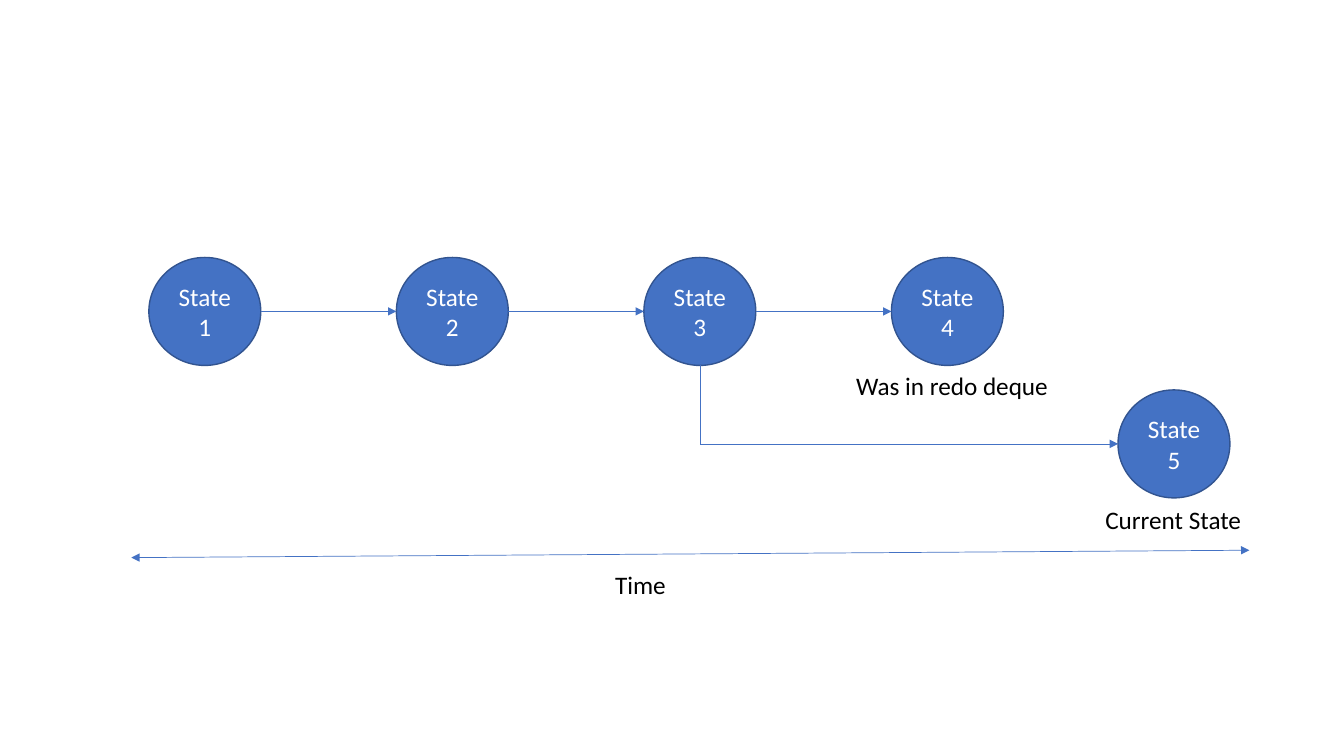
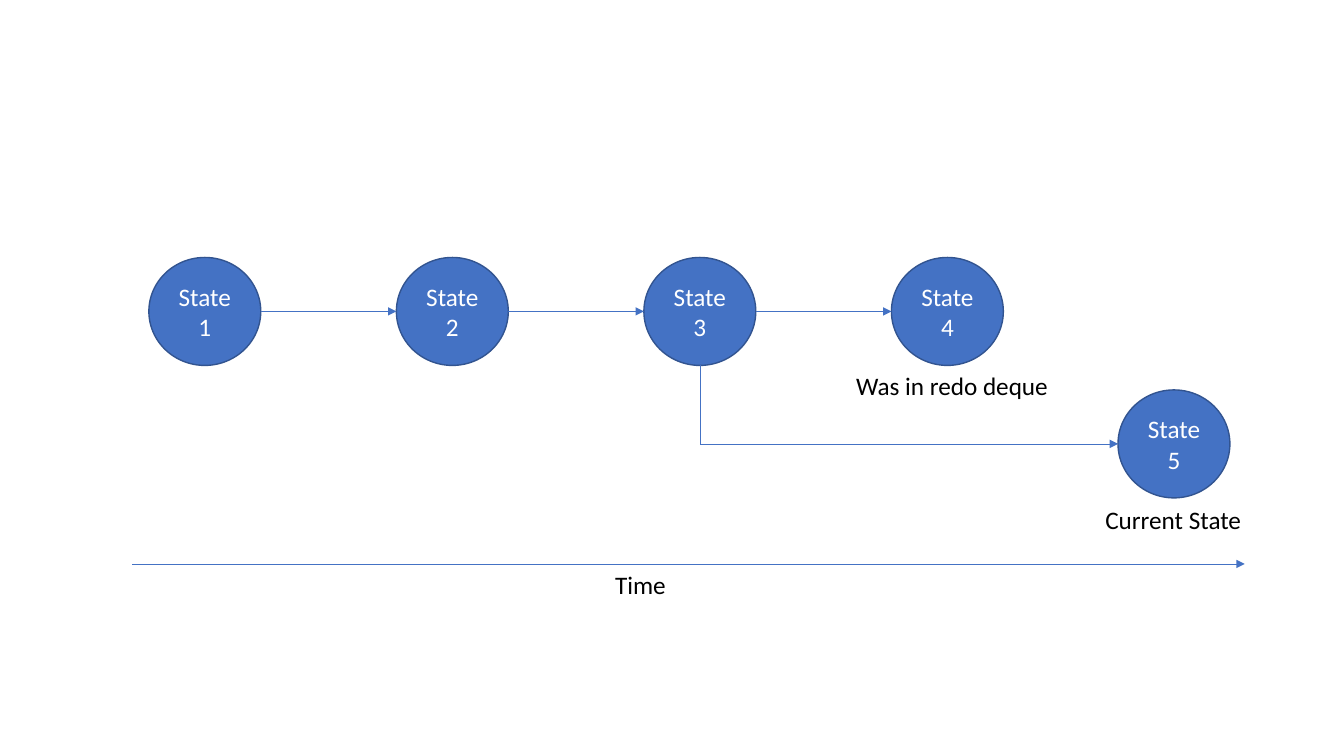
Before and after one commit to pennhanlee/tp, a slide deck: slide 8 of docs/diagrams/UndoRedoStateDiagrams.pptx. Drawn at 1344x756 pixels with LibreOffice and Linux fonts; fonts in the diff are those of the drawing. Boxes give left, top, right and bottom in pixels: in the first picture for what was removed or moved away, otherwise in the second. Text is boxed around its words. In the diff, an @@ line names an element or a change of style, - is before the commit and + after.

```diff
--- a/docs/diagrams/UndoRedoStateDiagrams.pptx
+++ b/docs/diagrams/UndoRedoStateDiagrams.pptx
@@ double arrow moved from (131, 558) - (1249, 551) to (132, 564) - (1245, 564) @@
@@ double arrow (132, 564) - (1245, 564): double arrow to arrow @@
```
Also in this commit, not shown: 3 other slides changed, 12 other files.
